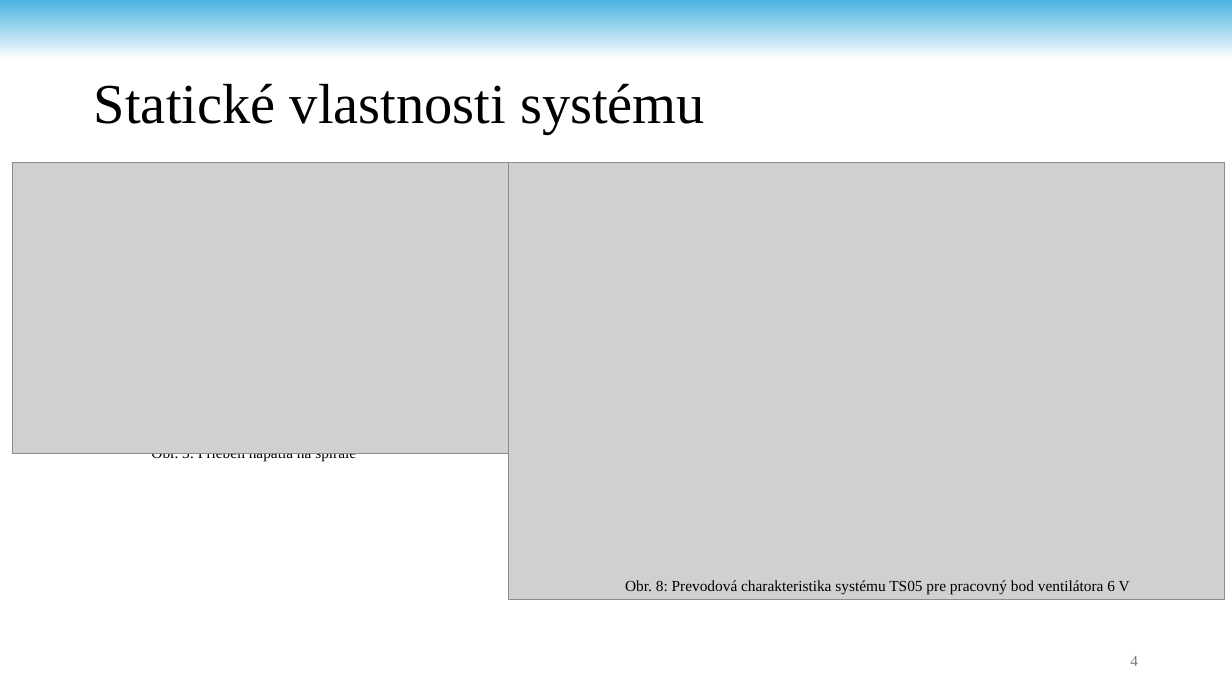
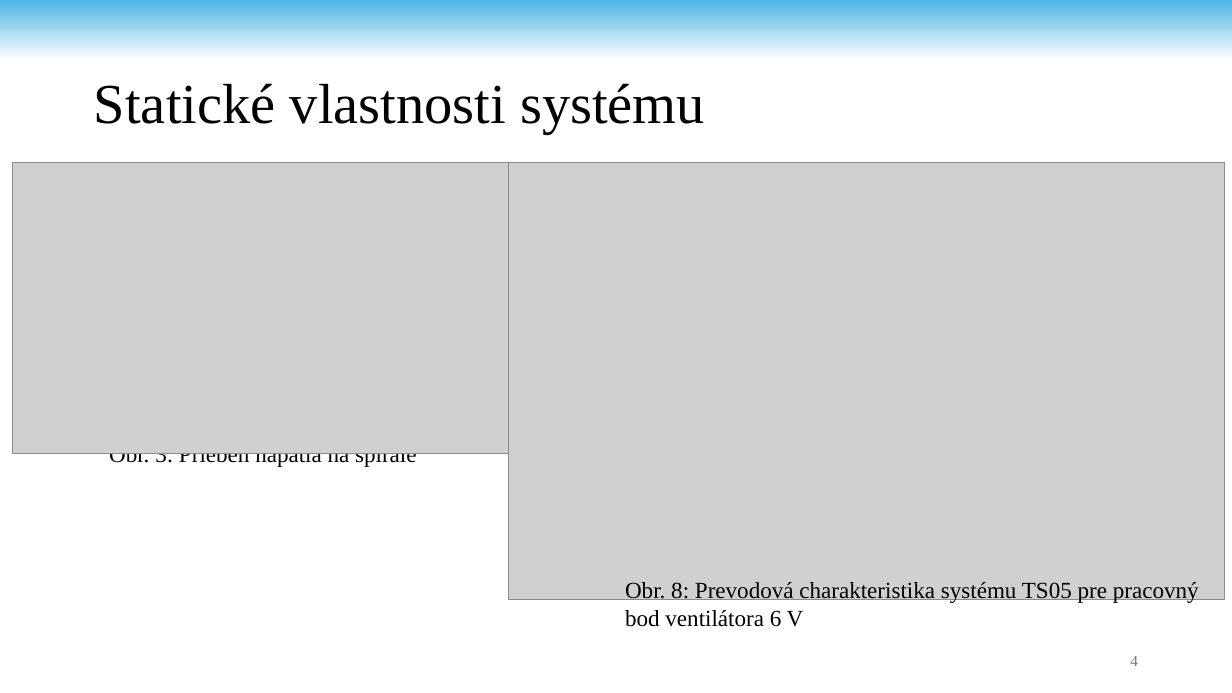
Before and after one commit to andrii-stoliar/DP-Stoliar, a slide deck: slide 4 of Prez/Prez.pptx. Drawn at 1232x693 pixels with LibreOffice and Linux fonts; fonts in the diff are those of the drawing; grey boxes stand for pictures; background and template pictures are left out. Boxes give left, top, right and bottom in pixels: in the first picture for what was removed or moved away, otherwise in the second. Text is boxed around its words. In the diff, an @@ line names an element or a change of style, - is before the commit and + after.

```diff
--- a/Prez/Prez.pptx
+++ b/Prez/Prez.pptx
@@ text "Obr. 3: Priebeh napätia na ...": place and size @@
-text "Obr. 3: Priebeh napätia na ..." at bbox=[151, 453, 356, 462]
+text "Obr. 3: Priebeh napätia na ..." at bbox=[109, 453, 416, 468]
@@ text "Obr. 3: Priebeh napätia na ..." at bbox=[109, 453, 416, 468]: size 12 to 18 pt @@
@@ text "Obr. 8: Prevodová charakteristika systému ..." at bbox=[625, 582, 1199, 627]: size 12 to 18 pt @@
```
Also in this commit, not shown: 6 other slides changed, 6 other files.
